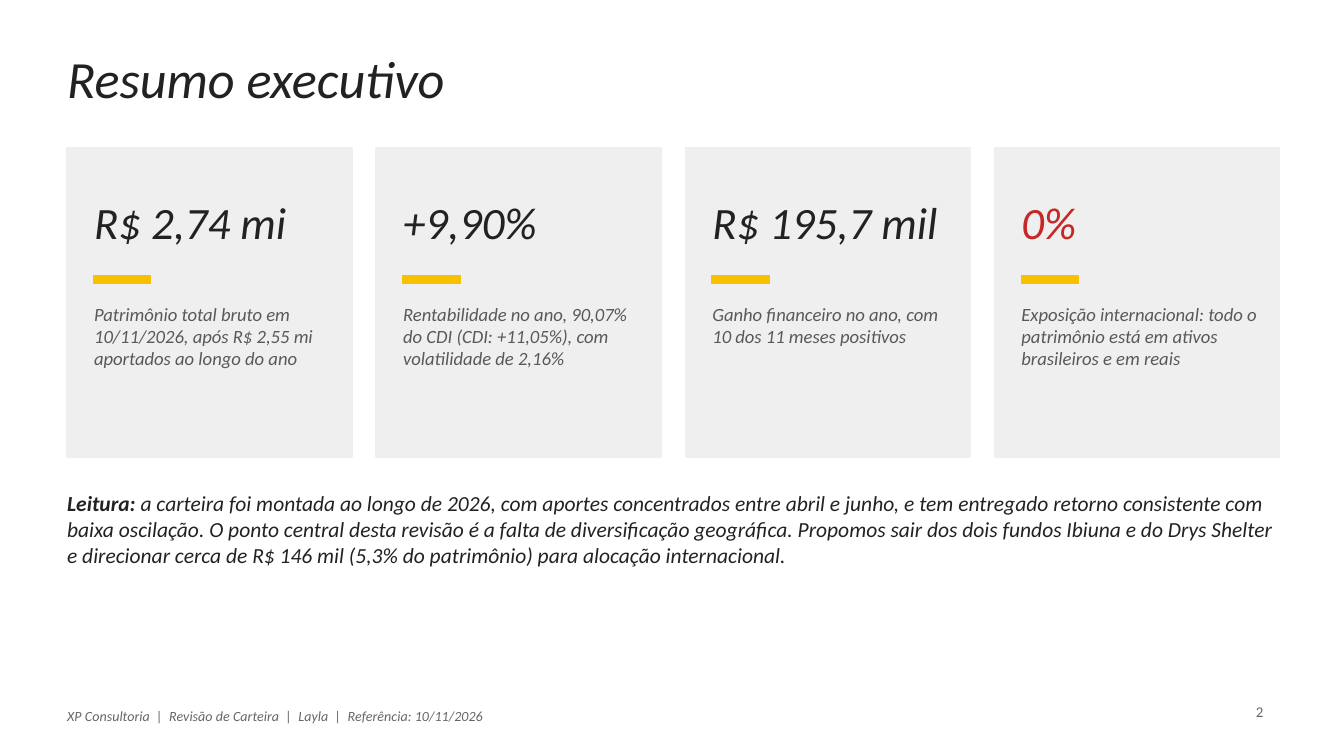
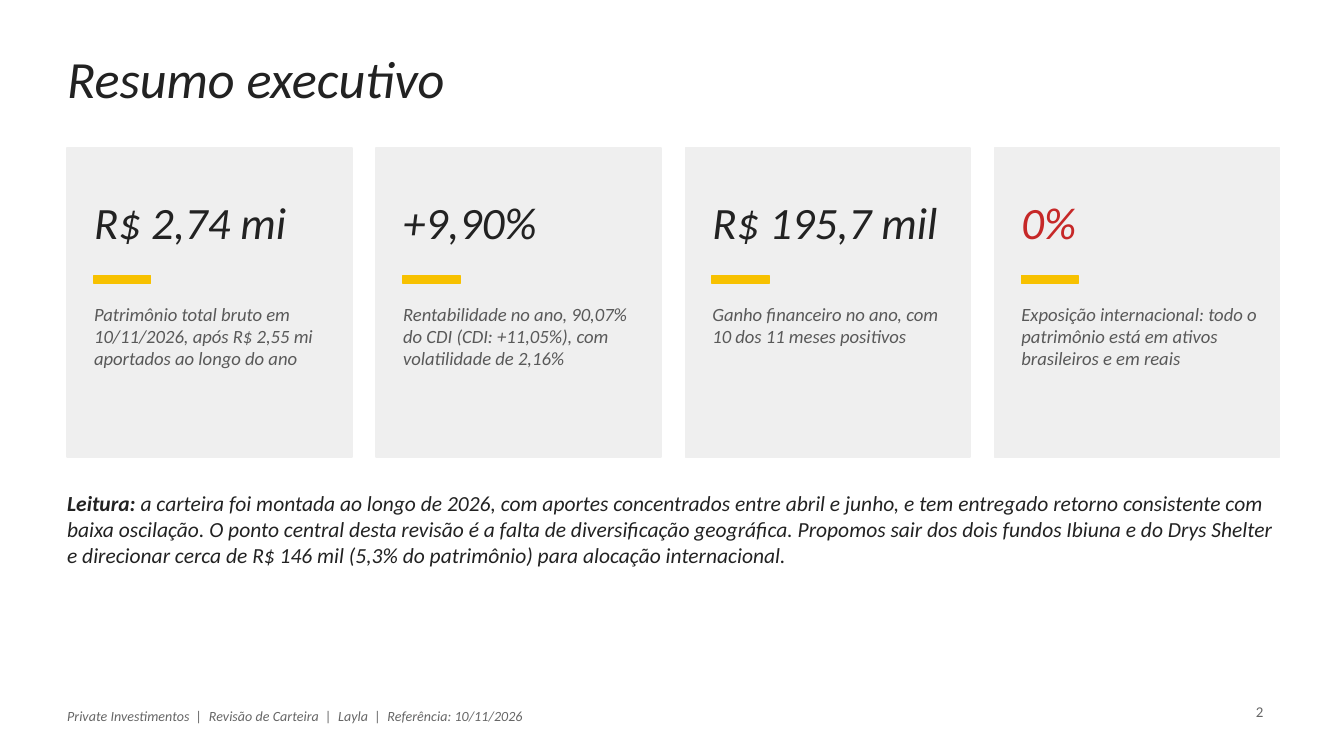
Before and after one commit to marcusnovais03-design/file-Users-marcusnovais-Downloads-Raio-X-20das-20D-vidas.html, a slide deck: slide 2 of apresentacoes/Revisao_de_Carteira_Layla.pptx. Drawn at 1344x756 pixels with LibreOffice and Linux fonts; fonts in the diff are those of the drawing; background and template pictures are left out. Boxes give left, top, right and bottom in pixels: in the first picture for what was removed or moved away, otherwise in the second. Text is boxed around its words. In the diff, an @@ line names an element or a change of style, - is before the commit and + after.

```diff
--- a/apresentacoes/Revisao_de_Carteira_Layla.pptx
+++ b/apresentacoes/Revisao_de_Carteira_Layla.pptx
@@ text at (67,711,523,723): text changed @@
-XP Consultoria | Revisão de Carteira | Layla | Referência: 10/11/2026
+Private Investimentos | Revisão de Carteira | Layla | Referência: 10/11/2026
```
Also in this commit, not shown: 11 other slides changed, 5 other files.
